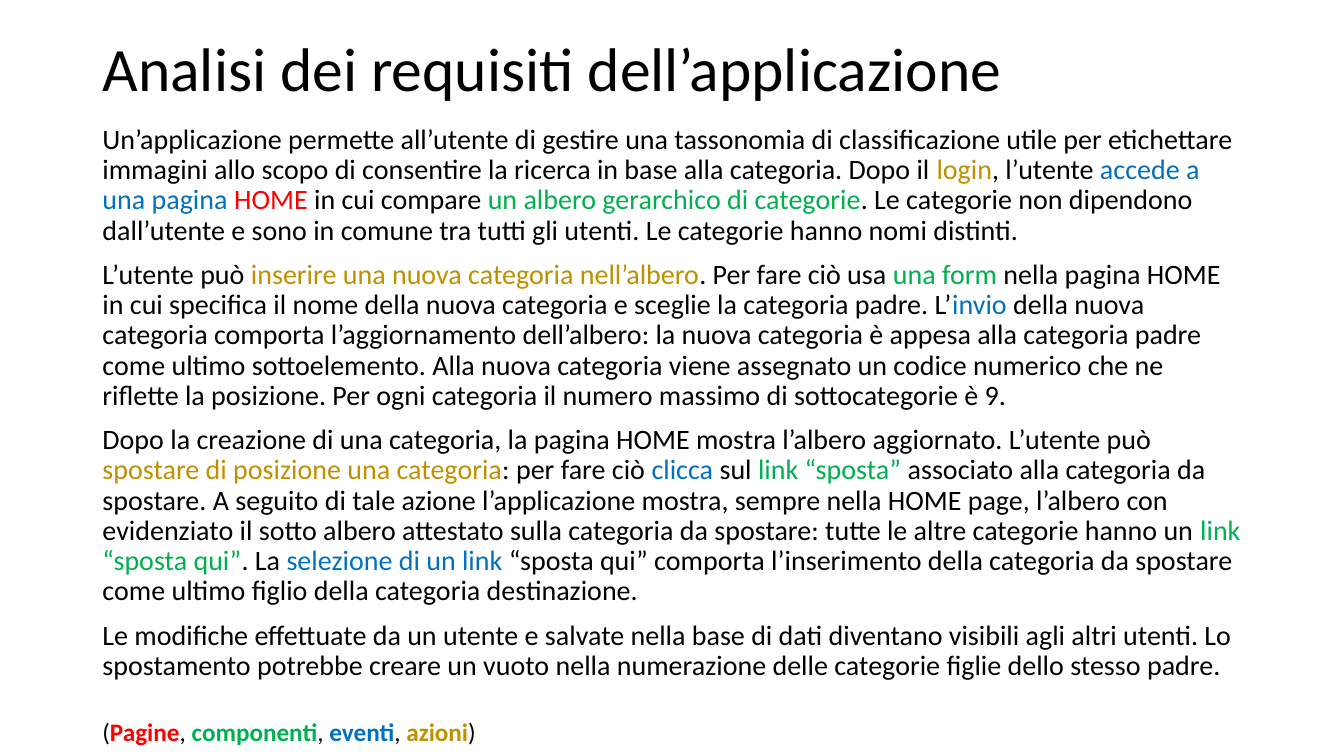
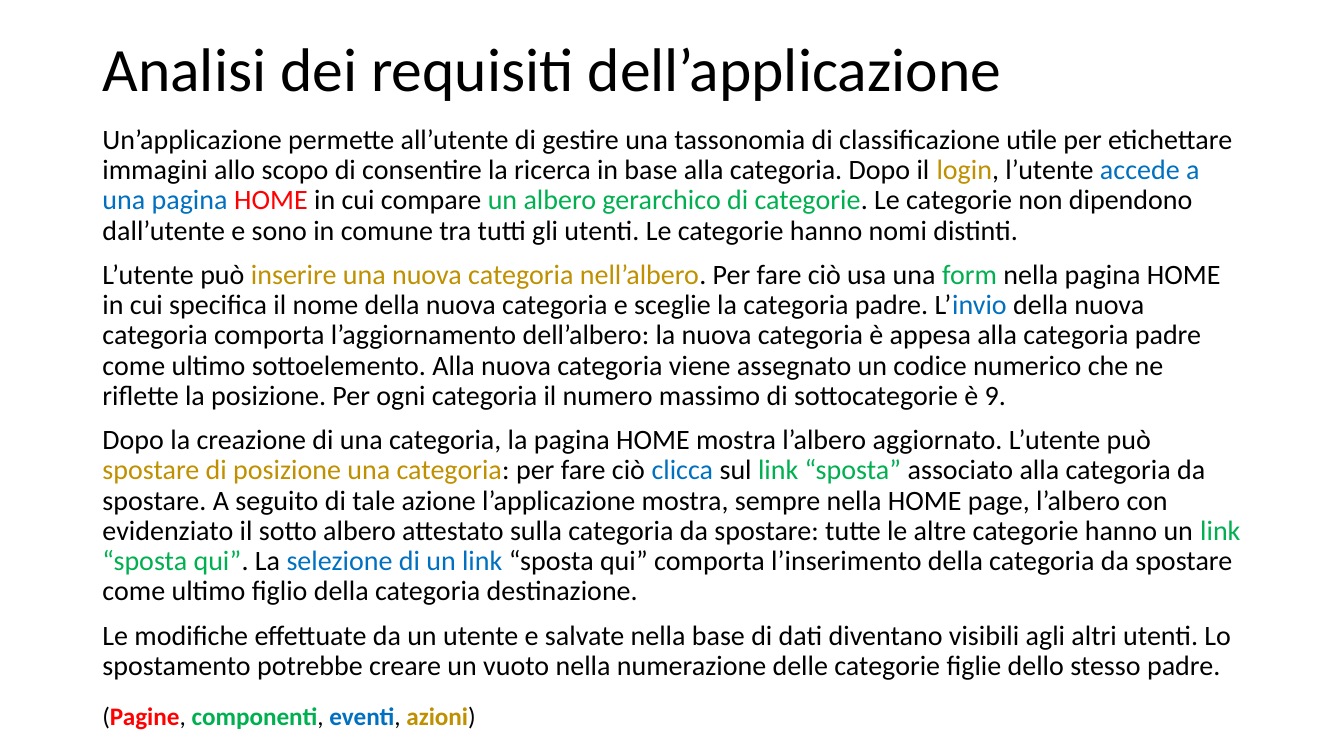
Before and after one commit to Trixyz28/TIW-ImgCatalog, a slide deck: slide 9 of Documents/ImgCatalog.pptx. Drawn at 1344x756 pixels with LibreOffice and Linux fonts; fonts in the diff are those of the drawing. Boxes give left, top, right and bottom in pixels: in the first picture for what was removed or moved away, otherwise in the second. Text is boxed around its words. In the diff, an @@ line names an element or a change of style, - is before the commit and + after.

```diff
--- a/Documents/ImgCatalog.pptx
+++ b/Documents/ImgCatalog.pptx
@@ text at [102,264,1221,410]: text colour #00B050 to #000000 in "una" @@
@@ text "(Pagine, componenti, eventi, azioni)": place and size @@
-text "(Pagine, componenti, eventi, azioni)" at [102,722,476,746]
+text "(Pagine, componenti, eventi, azioni)" at [102,706,476,730]
```
Also in this commit, not shown: 13 other slides changed, 5 slides added, 6 slides removed, 4 other files.
